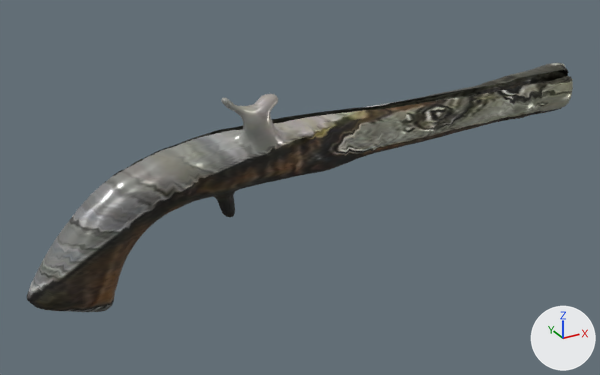
Renders of the glTF model public/models/alkafeel/kfl-2171.glb from each side of a commit.
Rendered twice from a 50 mm lens placed at (-0.636, -1.037, 0.479), pointed at (-0.058, 0.014, -0.046). The axes (+X, +Y, +Z) are drawn at lower right. The lights are the same throughout. The first picture is the older version.

The scene before the commit, as lines of its bpy script (objects in view):
```python
me_geometry_0 = bpy.data.meshes.new('geometry_0')
me_geometry_0.from_pydata(...)  # 5149 vertices, 9404 faces; spans x -0.493..0.496, y -0.063..0.069, z -0.146..0.141
me_geometry_0.materials.append(mat_alkafeel_hd_pbr)
ob_geometry_0 = bpy.data.objects.new('geometry_0', me_geometry_0)
ob_geometry_0.location = (0.0, 0.0, 0.0)
```
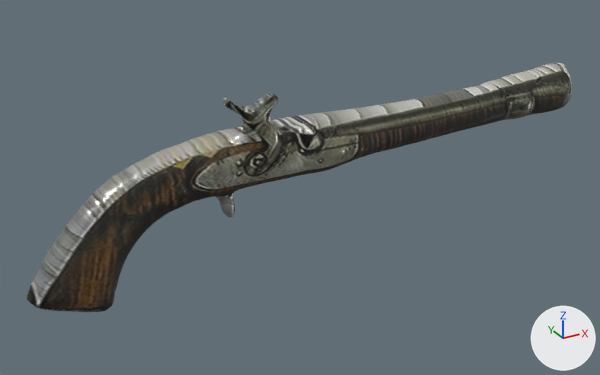
Changed parts and their boxes [x1, y1, x2, y2] in the pictures (600 x 375 px; the box of a moved part takes in the faces that stretch with it):
'geometry_0', reshaped: before [27, 63, 573, 312]; after [27, 63, 572, 312]
part 1 of me_geometry_0, moved or reshaped: before [27, 67, 573, 295]; after [28, 67, 572, 293]
part 2 of me_geometry_0, surface changed: [27, 63, 572, 312] in both
part 3 of me_geometry_0, recoloured: [27, 63, 572, 312] in both

The edits, one by one:
Material 'AlKafeel_Watertight_PBR' (mat_alkafeel_watertight_pbr) is new.
Uses the picture img_image_0.
Uses the picture img_image_1.
Uses the picture img_image_2.
me_geometry_0 is used by ob_geometry_0; location (0.0, 0.0, 0.0).
me_geometry_0 had 5149 vertices, 9404 faces and spanned x -0.493..0.496, y -0.063..0.069, z -0.146..0.141.
me_geometry_0 now has 4704 vertices, 9404 faces and spans x -0.493..0.496, y -0.063..0.069, z -0.146..0.141.
me_geometry_0 part 1: 860 vertices moved from x -0.488..0.496, y -0.016..0.019, z -0.146..0.077 to x -0.487..0.495, y -0.015..0.018, z -0.146..0.077; 653 vertices removed from x -0.486..0.495, y -0.013..0.012, z -0.145..0.077; 208 vertices added at x -0.481..0.491, y -0.012..0.008, z -0.14..0.076.
me_geometry_0 part 2: 8246 kept faces spanning x -0.493..0.496, y -0.063..0.069, z -0.146..0.141 get new texture (UV) coordinates.
me_geometry_0 part 3: 8366 faces spanning x -0.493..0.496, y -0.063..0.069, z -0.146..0.141 switch from mat_alkafeel_hd_pbr to mat_alkafeel_watertight_pbr.
